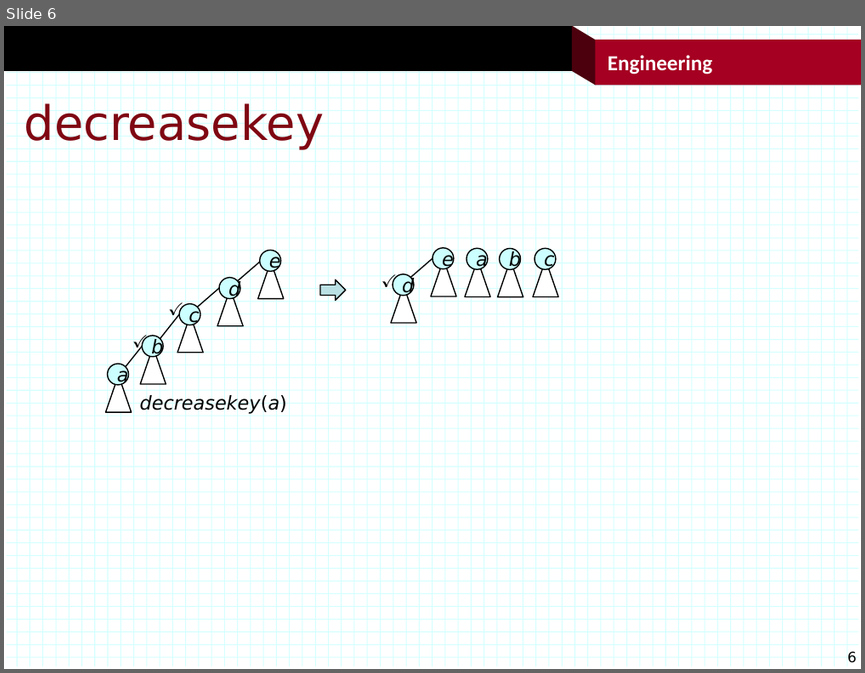
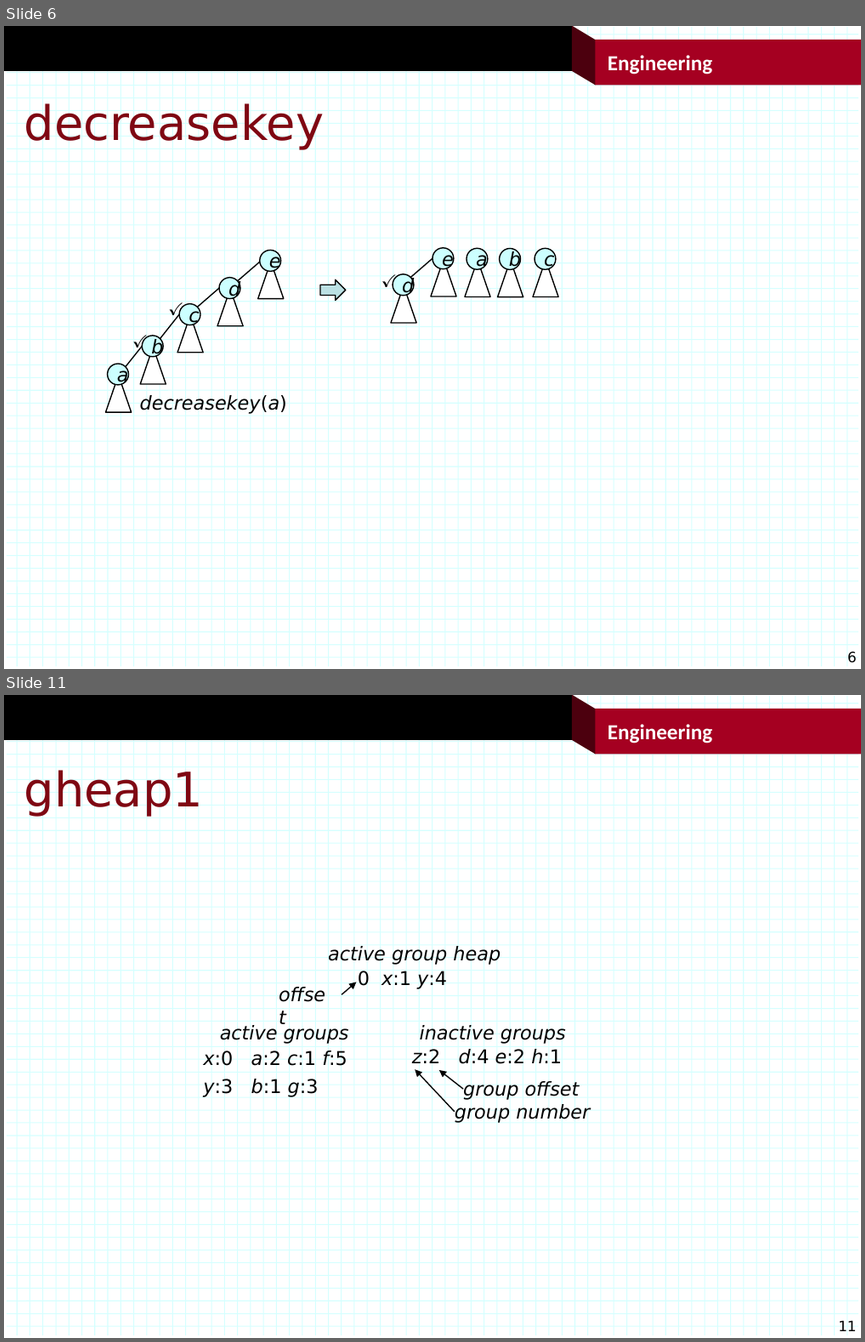
Before and after one commit to jonturner53/gads, a slide deck: dataStructures/heaps.pptx. Shown one above the other, each under a label of ours: slide 6 before the commit, slides 6 and 11 after it; the slides between them are not shown. The pictures are 865x673 and 865x1342 pixels, drawn with LibreOffice and Linux fonts; fonts in the diff are those of the drawing; background and template pictures are left out. Boxes give left, top, right and bottom in pixels: in the first picture for what was removed or moved away, otherwise in the second. Text is boxed around its words. In the diff, an @@ line names an element or a change of style, - is before the commit and + after.

```diff
--- a/dataStructures/heaps.pptx
+++ b/dataStructures/heaps.pptx
@@ slide 11 added at <box>4,695,861,1338</box>, background #FFFFFF; not listed: 122 template elements that a slide beside it also shows @@
@@ title added at <box>24,767,204,816</box>, 40 pt, text #7F0813 @@
+gheap1
@@ group added at <box>203,945,590,1123</box>: 10 texts, 3 arrows @@
+active groups
+x:0 a:2 c:1 f:5
+y:3 b:1 g:3
+z:2 d:4 e:2 h:1
+inactive groups
+group offset
+group number
+active group heap
+0 x:1 y:4
+offset
```
Also in this commit, not shown: 5 other slides added, 13 other files.
